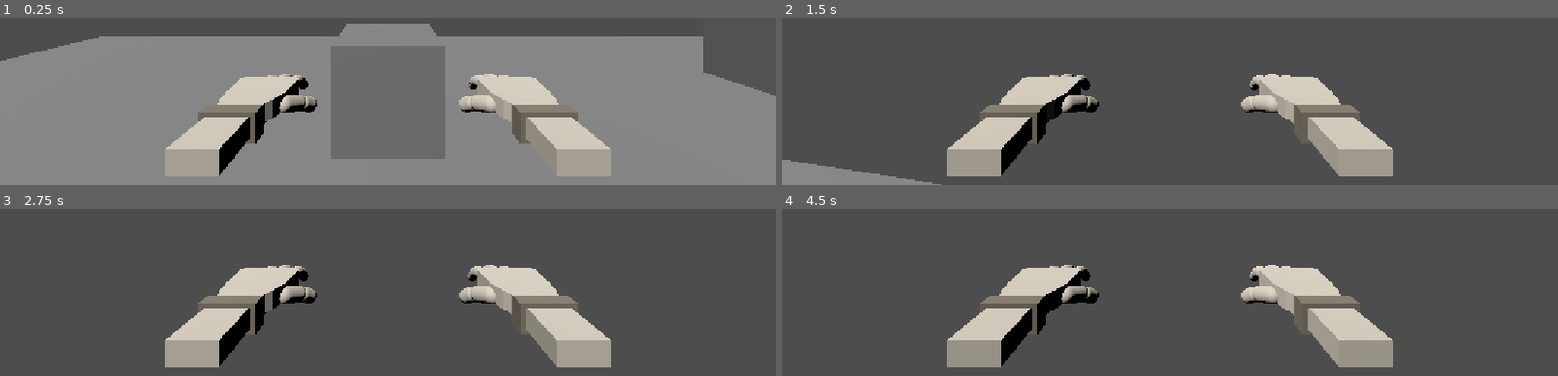
Above: before the commit, frames 1-4 (two rows, left to right).
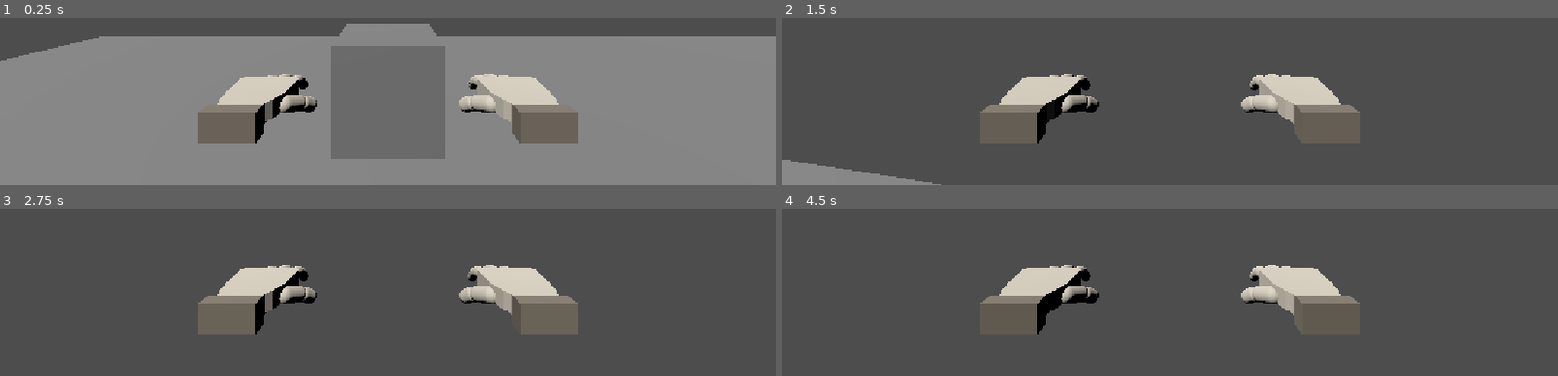
Above: after the commit, the same moments.

Repository: greedisfaust/fowl-play-project
Game: Godot game, scene res://arena/test_arena.tscn
Two runs of this game, one before a commit and one after it. Both use one fixed random seed, a clock stepped at 60 frames per second and the inputs below.
Inputs (mouse positions are in pixels of both pictures, inside the frame that each line leads up to):
- Up to frame 1 (0.25 s): no input
- Up to frame 2 (1.5 s): tap Enter at 0.5 s; move the mouse to (outside the picture) at 0.52 s; hold E (interact) 0.53-1.28 s; hold W (move_forward) from 0.53 s (still down); tap Space (jump) at 0.77 s; move the mouse to (outside the picture) at 1.27 s; click (outside the picture) at 1.35 s
- Up to frame 3 (2.75 s): keep holding W (move_forward); tap Space (jump) at 1.52, 2 s; move the mouse to (outside the picture) at 2.02 s; hold Q (punch) from 2.03 s (still down)
- Up to frame 4 (4.5 s): keep holding W (move_forward); tap Enter at 2.75, 4.25 s; move the mouse to (outside the picture) at 2.77 s; release Q (punch) at 2.78 s; tap E (interact) at 2.85 s; tap Space (jump) at 3.02, 3.5, 3.77 s; move the mouse to (outside the picture) at 3.52 s; press the mouse at (outside the picture) at 3.53 s; move the mouse to (outside the picture) at 4.27 s; release the mouse at (outside the picture) at 4.28 s; tap Q (punch) at 4.35 s

The runs differ from the first frame. In frame 1, 8.2% of the frame differs, in the area x 21-100%, y 10-95%; in frame 2, 5.9%; in frame 3, 5.9%; in frame 4, 5.9%.

Commit message:
fix: player nodes and additional options
uids and hand transform fixes

Diff:
--- a/fowl-play/arena/test_arena.tscn
+++ b/fowl-play/arena/test_arena.tscn
@@ -23,8 +23,19 @@
 metadata/_custom_type_script = "uid://bw1bicstmeec7"
 
 [sub_resource type="BoxMesh" id="BoxMesh_3gngh"]
+size = Vector3(0.5, 0.5, 0.5)
 
 [sub_resource type="BoxShape3D" id="BoxShape3D_57qmd"]
+
+[sub_resource type="Resource" id="Resource_w7fvv"]
+script = ExtResource("6_w7fvv")
+metadata/_custom_type_script = "uid://bw1bicstmeec7"
+
+[sub_resource type="CapsuleMesh" id="CapsuleMesh_yf5fn"]
+radius = 0.35
+
+[sub_resource type="CapsuleShape3D" id="CapsuleShape3D_57qmd"]
+radius = 0.35
 
 [node name="TestArena" type="Node3D" unique_id=2059650083]
 script = ExtResource("1_555b8")
@@ -93,4 +104,22 @@
 mesh = SubResource("BoxMesh_3gngh")
 
 [node name="CollisionShape3D" type="CollisionShape3D" parent="Box2" unique_id=672640431]
+transform = Transform3D(0.5, 0, 0, 0, 0.5, 0, 0, 0, 0.5, 0, 0, 0)
 shape = SubResource("BoxShape3D_57qmd")
+
+[node name="Pill1" type="RigidBody3D" parent="." unique_id=1545095293]
+transform = Transform3D(1, 0, 0, 0, 1, 0, 0, 0, 1, 4.7786927, 1.9435985, -3.9107537)
+script = ExtResource("5_5fshk")
+profile = SubResource("Resource_w7fvv")
+
+[node name="Interactable" type="Node" parent="Pill1" unique_id=1438358297]
+script = ExtResource("3_555b8")
+kind = 2
+prompt_text = "[GRAB] Grab Pill"
+metadata/_custom_type_script = "uid://dd5c04repreo1"
+
+[node name="MeshInstance3D" type="MeshInstance3D" parent="Pill1" unique_id=1679135477]
+mesh = SubResource("CapsuleMesh_yf5fn")
+
+[node name="CollisionShape3D" type="CollisionShape3D" parent="Pill1" unique_id=1120665128]
+shape = SubResource("CapsuleShape3D_57qmd")
--- a/fowl-play/hands/hand.tscn
+++ b/fowl-play/hands/hand.tscn
@@ -106,6 +106,7 @@
 
 [node name="Forearm" type="MeshInstance3D" parent="PoseRoot" unique_id=1985700725]
 transform = Transform3D(1, 0, 0, 0, 1, 0, 0, 0, 1, 0, 0, 0.485)
+visible = false
 material_override = SubResource("StandardMaterial3D_5qdtc")
 mesh = SubResource("BoxMesh_d0u6y")
 
--- a/fowl-play/player/player.tscn
+++ b/fowl-play/player/player.tscn
@@ -52,6 +52,12 @@
 transform = Transform3D(0.3, 0, 0, 0, 0.3, 0, 0, 0, 0.3, 0.25, -0.25, -0.55)
 
 [node name="Rig" parent="." unique_id=695809982 instance=ExtResource("3_g1dw6")]
+
+[node name="ForearmLMesh" parent="Rig/Skeleton3D/ForearmAttachment_L" parent_id_path=PackedInt32Array(695809982, 628518846) index="0" unique_id=1122780713]
+transform = Transform3D(-4.371139e-08, -1, 0, 1, -4.371139e-08, 0, 0, 0, 1, 0.125, 0, 0)
+
+[node name="ForearmRMesh" parent="Rig/Skeleton3D/ForearmAttachment_R" parent_id_path=PackedInt32Array(695809982, 236525658) index="0" unique_id=1748494854]
+transform = Transform3D(-4.371139e-08, -1, 0, 1, -4.371139e-08, 0, 0, 0, 1, -0.125, 0, 0)
 
 [node name="Physical Bone Hips" parent="Rig/Skeleton3D/PhysicalBoneSimulator3D" parent_id_path=PackedInt32Array(695809982, 1180662878) index="0" unique_id=1493760396]
 transform = Transform3D(0.9999999, -0.00028892615, 0.00042408146, 0.00042385556, -0.0007813795, -0.99999964, 0.00028925744, 0.99999964, -0.000781257, 4.2507243e-05, 0.18840206, 4.455447e-06)
@@ -109,6 +115,8 @@
 [node name="CollisionShape3D" type="CollisionShape3D" parent="LimpInteractionProxy" unique_id=1773732524]
 shape = SubResource("CapsuleShape3D_limp_proxy")
 
+[editable path="Head/Camera3D/ViewmodelHands/LeftHand"]
+[editable path="Head/Camera3D/ViewmodelHands/RightHand"]
 [editable path="Rig"]
 [editable path="Rig/Skeleton3D/HandAttachment_L/HandMount_L/Hand"]
 [editable path="Rig/Skeleton3D/HandAttachment_R/HandMount_R/Hand"]
Not shown, added: fowl-play/ragdoll/procedural_arm_ik.gd.uid
Not shown, added: fowl-play/tests/m2_procedural_arm_test.gd.uid
Not shown, added: docs/sessions/features-new-reactive-hands-and-viewport
